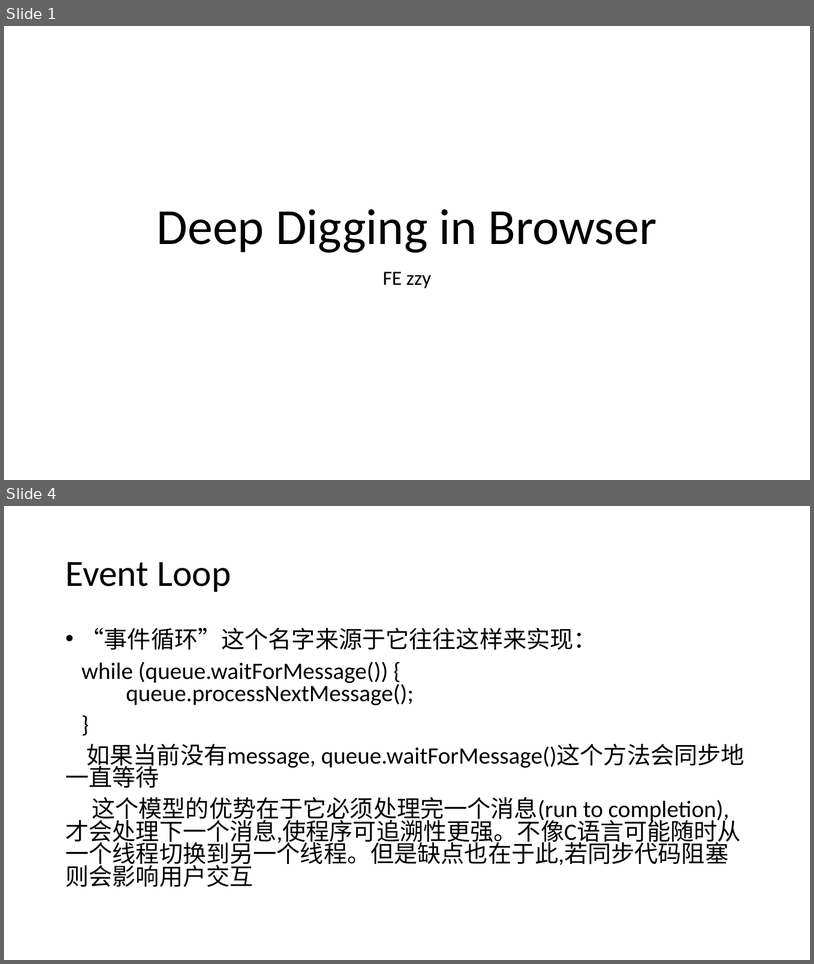
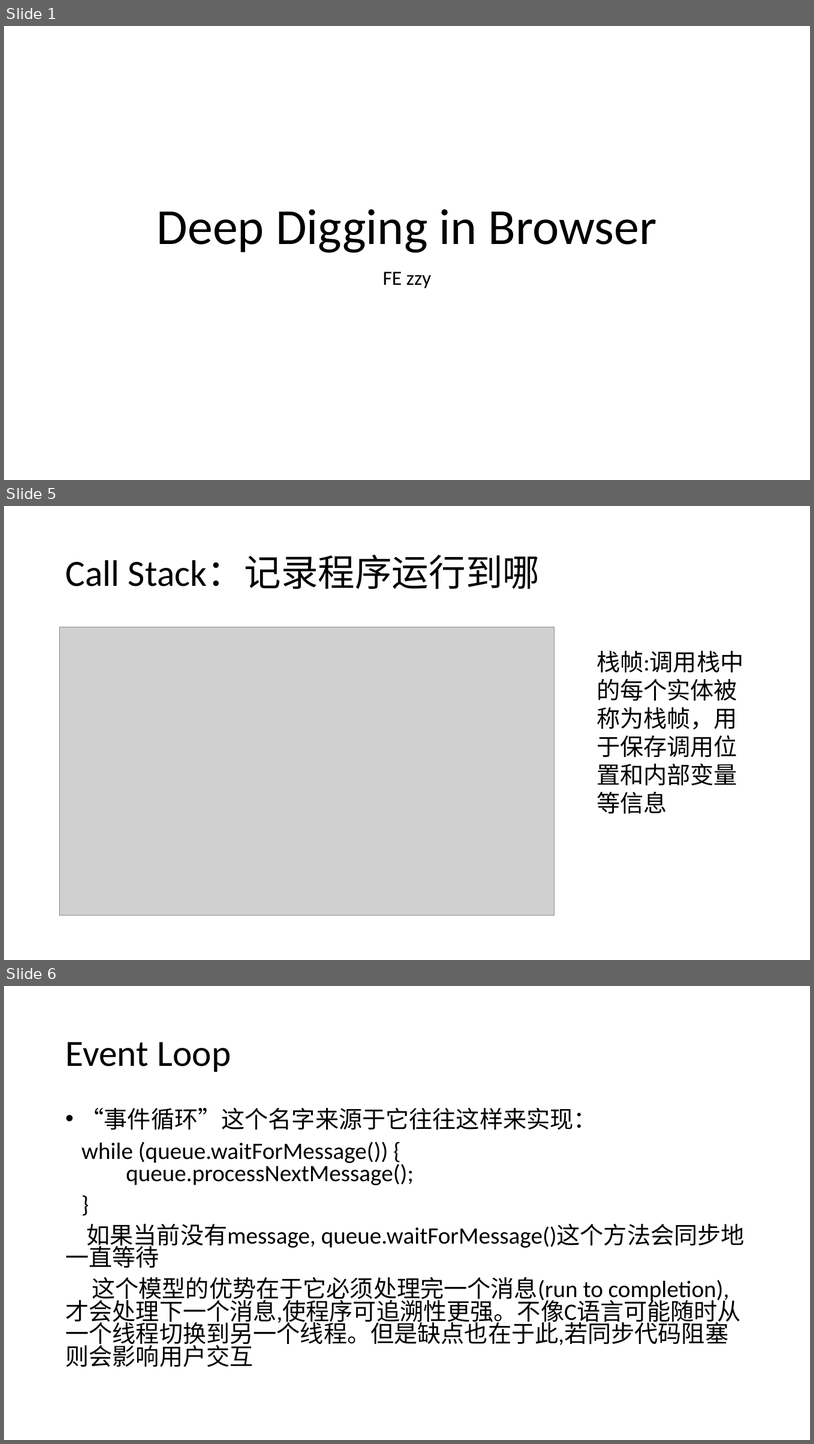
Before and after one commit to WHITE-ILMARE/Technique-Share, a slide deck: Deep Digging in Browser.pptx. Shown one above the other, each under a label of ours: slides 1 and 4 before the commit, slides 1, 5 and 6 after it; the slides between them are not shown. The pictures are 814x964 and 814x1444 pixels, drawn with LibreOffice and Linux fonts; fonts in the diff are those of the drawing; grey boxes stand for pictures. Boxes give left, top, right and bottom in pixels: in the first picture for what was removed or moved away, otherwise in the second. Text is boxed around its words. In the diff, an @@ line names an element or a change of style, - is before the commit and + after.

```diff
--- a/Deep Digging in Browser.pptx
+++ b/Deep Digging in Browser.pptx
@@ slide 5 added at (4, 506, 810, 960), background #FFFFFF @@
@@ title added at (65, 555, 540, 589), 44 pt, text #000000 @@
+Call Stack：记录程序运行到哪
@@ picture added at (60, 627, 555, 915) @@
@@ text added at (597, 651, 744, 814), 28 pt, text #000000 @@
+栈帧:调用栈中的每个实体被称为栈帧，用于保存调用位置和内部变量等信息
@@ what was slide 4 is now slide 6 @@
```
Also in this commit, not shown: 1 slide changed, 9 other slides added, 6 slides removed, 1 other file.
